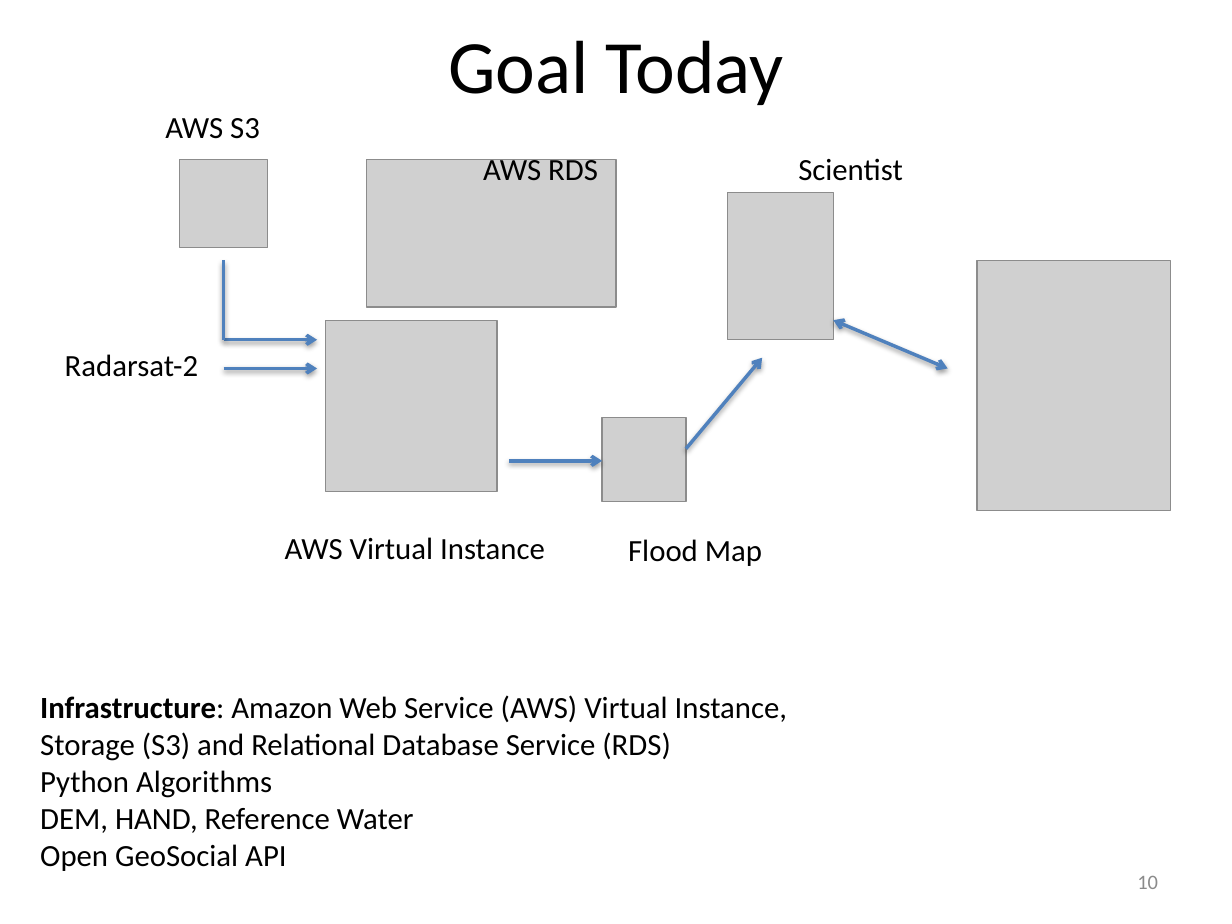
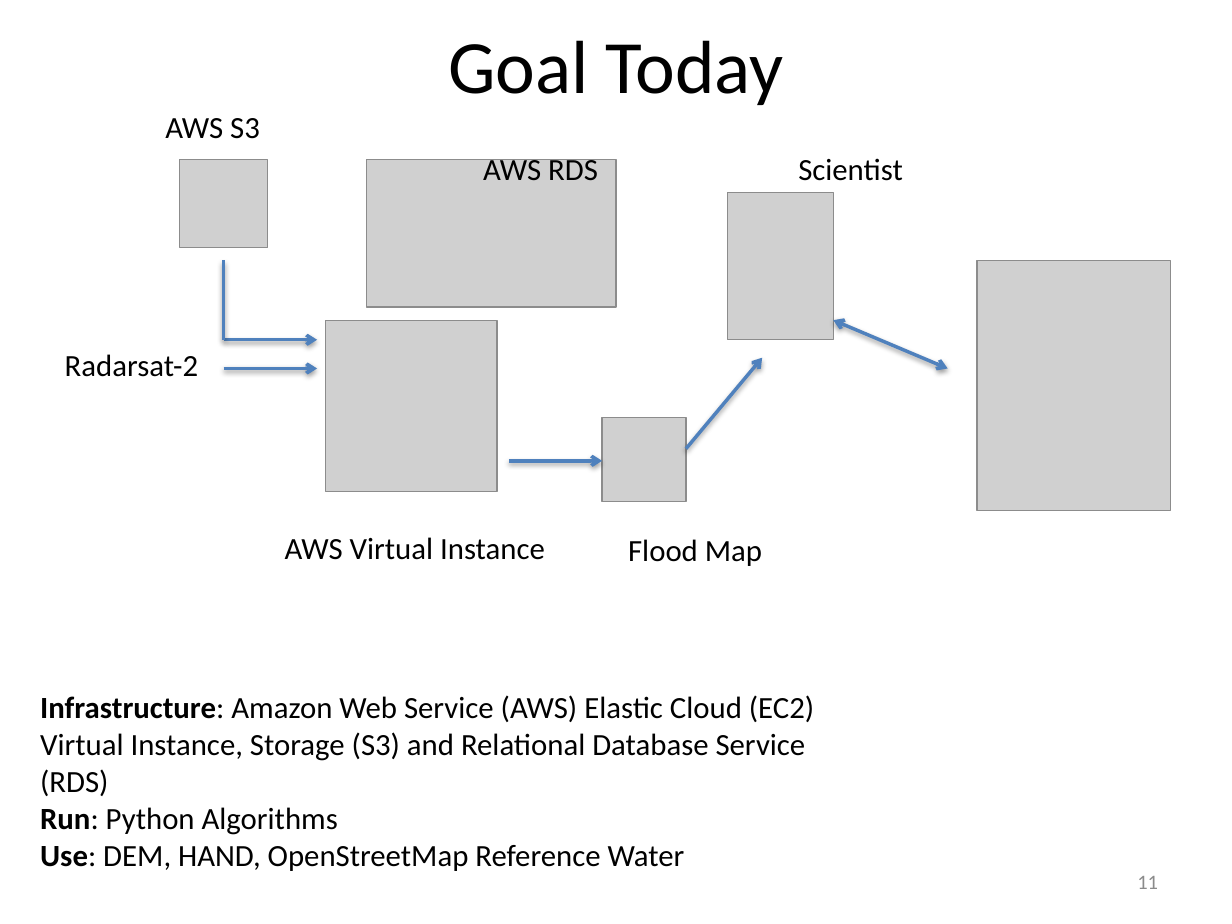
Before and after one commit to vightel/FloodMapsWorkshop, a slide deck: slide 11 of OJO-Publisher.pptx (slide 10 before the commit). Drawn at 1232x924 pixels with LibreOffice and Linux fonts; fonts in the diff are those of the drawing; grey boxes stand for pictures. Boxes give left, top, right and bottom in pixels: in the first picture for what was removed or moved away, otherwise in the second. Text is boxed around its words. In the diff, an @@ line names an element or a change of style, - is before the commit and + after.

```diff
--- a/OJO-Publisher.pptx
+++ b/OJO-Publisher.pptx
@@ text at [40,695,814,871]: text changed @@
-Infrastructure: Amazon Web Service (AWS) Virtual Instance, Storage (S3) and Relational Database Service (RDS)
-Python Algorithms
-DEM, HAND, Reference Water
-Open GeoSocial API
+Infrastructure: Amazon Web Service (AWS) Elastic Cloud (EC2) Virtual Instance, Storage (S3) and Relational Database Service (RDS)
+Run: Python Algorithms
+Use: DEM, HAND, OpenStreetMap Reference Water
@@ page number at [1137,876,1158,889]: text changed @@
-10
+11
```
Also in this commit, not shown: 2 other slides changed, 1 slide added, 1 other file.
